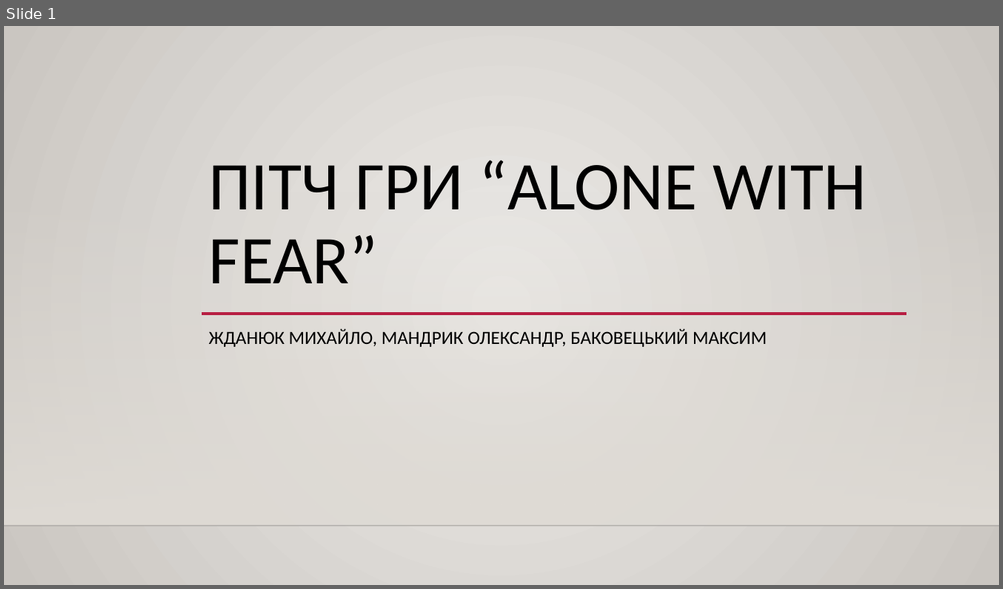
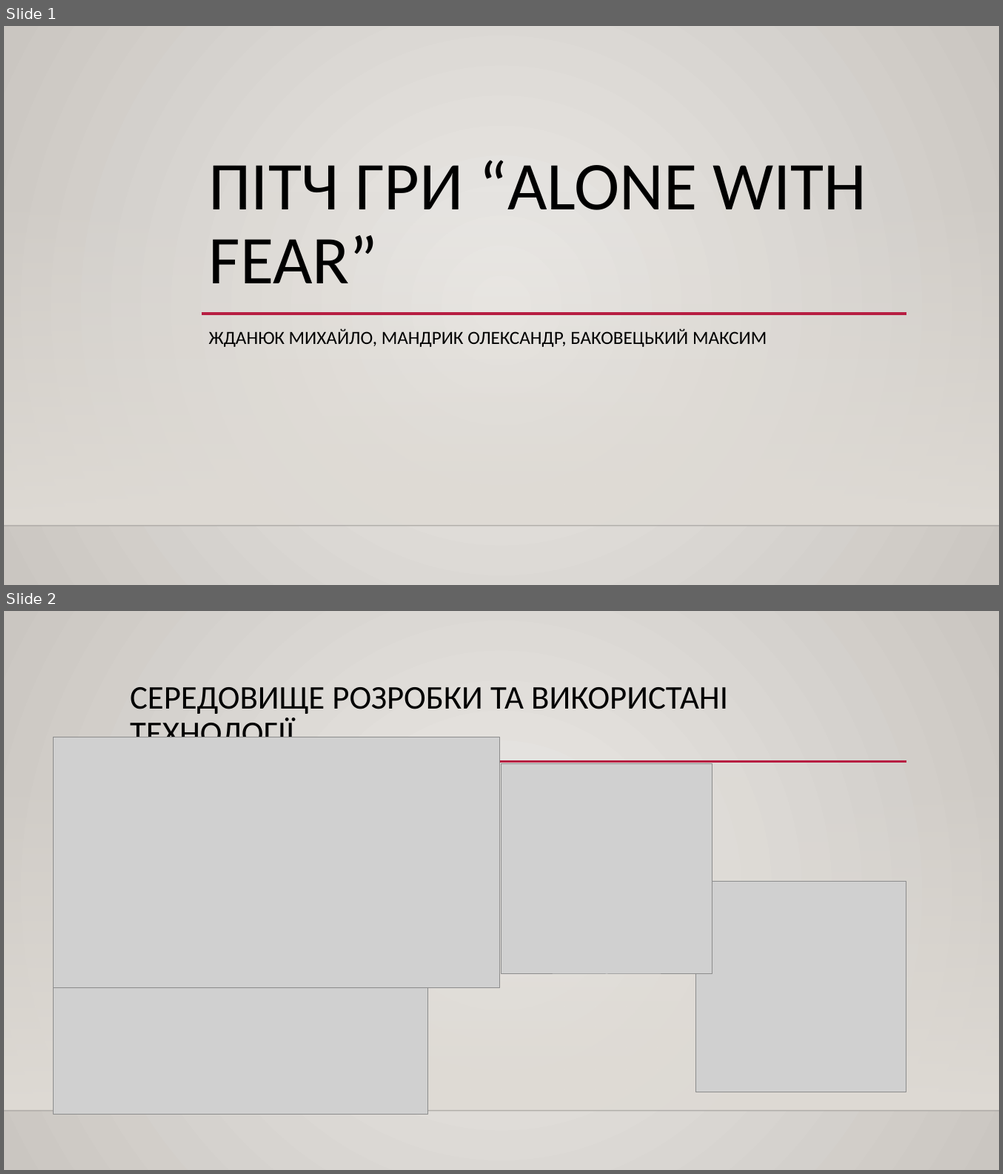
Before and after one commit to svixxn/pyscho-horror-game, a slide deck: Пітч гри.pptx. Shown one above the other, each under a label of ours: slide 1 before the commit, slides 1 and 2 after it. The pictures are 1003x589 and 1003x1174 pixels, drawn with LibreOffice and Linux fonts; fonts in the diff are those of the drawing; grey boxes stand for pictures; background and template pictures are left out. Boxes give left, top, right and bottom in pixels: in the first picture for what was removed or moved away, otherwise in the second. Text is boxed around its words. In the diff, an @@ line names an element or a change of style, - is before the commit and + after.

```diff
--- a/Пітч гри.pptx
+++ b/Пітч гри.pptx
@@ slide 2 added at (4, 611, 999, 1170), background gradient #ECEAE7 to #CAC7C1; not listed: 2 template elements that a slide beside it also shows @@
@@ title added at (130, 687, 728, 738), 32 pt, text #000000 @@
+СЕРЕДОВИЩЕ РОЗРОБКИ ТА ВИКОРИСТАНІ ТЕХНОЛОГІЇ
@@ picture added at (54, 737, 499, 988) @@
@@ line added from (122, 762) to (907, 762), #B71E42 2.5 pt @@
@@ picture added at (502, 764, 712, 974) @@
@@ picture added at (696, 882, 906, 1092) @@
@@ picture added at (54, 927, 428, 1115) @@
```
Also in this commit, not shown: 12 slides changed, 2 other slides added, 6 other files.
